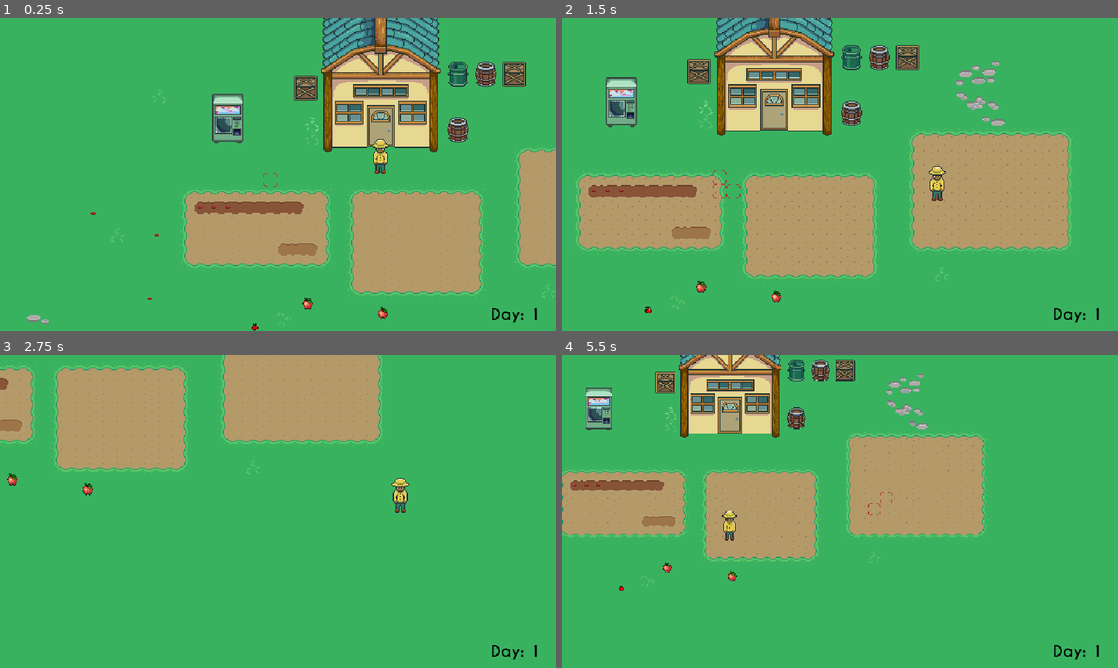
Above: before the commit, frames 1-4 (two rows, left to right).
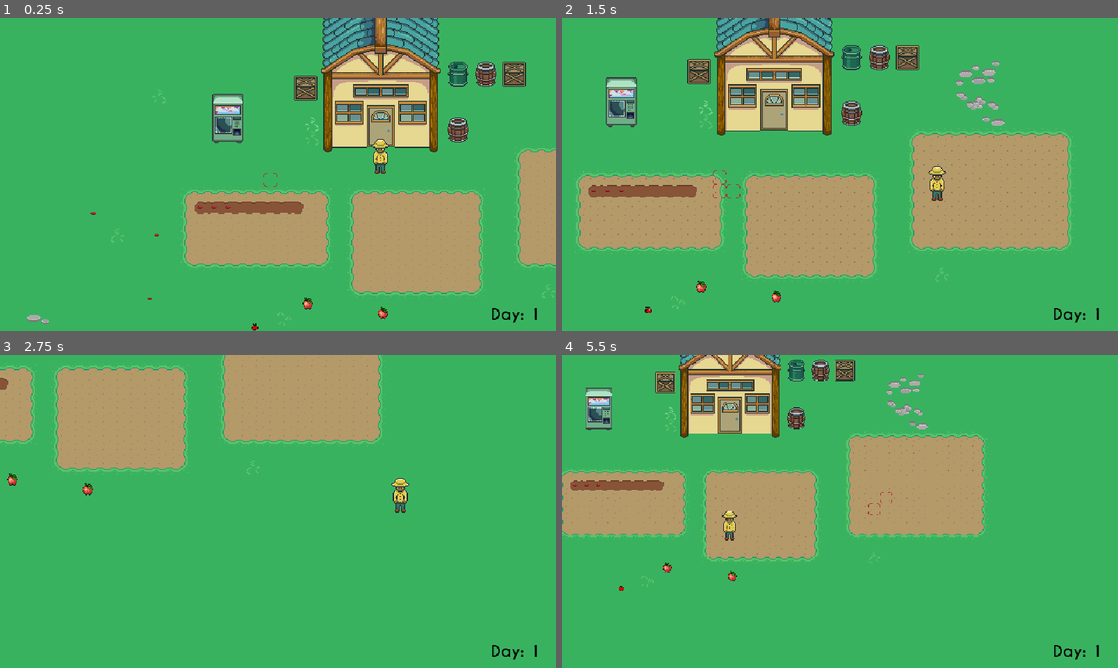
Above: after the commit, the same moments.

Repository: CreativeBuissnessCompany/cozy-x-build
Game: Godot game, scene res://Universe/universe.tscn
Two runs of this game, one before a commit and one after it. Both use one fixed random seed, a clock stepped at 60 frames per second and the inputs below.
Inputs (mouse positions are in pixels of both pictures, inside the frame that each line leads up to):
- Up to frame 1 (0.25 s): no input
- Up to frame 2 (1.5 s): tap Enter at 0.5 s; move the mouse to (962, 158) at 0.52 s; hold Right (ui_right) 0.53-1.28 s; click (962, 158) at 0.6 s; move the mouse to (728, 190) at 1.27 s; hold Down (ui_down) from 1.28 s (still down); click (728, 190) at 1.35 s
- Up to frame 3 (2.75 s): move the mouse to (333, 442) at 2.02 s; release Down (ui_down) at 2.03 s; hold Right (ui_right) from 2.03 s (still down); tap Space (interact) at 2.1 s; click (333, 442) at 2.3 s
- Up to frame 4 (5.5 s): move the mouse to (812, 574) at 2.77 s; release Right (ui_right) at 2.78 s; hold Up (ui_up) 2.78-3.53 s; tap one key every 0.75 s from 2.85 s: E (toggle_dirt) R (toggle_water) X (zoom_in) Z (zoom_out); click (812, 574) at 3.05 s; move the mouse to (1006, 558) at 3.52 s; hold Left (ui_left) 3.53-5.03 s; click (1006, 558) at 3.8 s; move the mouse to (673, 464) at 4.27 s; click (673, 464) at 4.55 s; move the mouse to (867, 511) at 5.02 s; hold Down (ui_down) from 5.03 s (still down); click (867, 511) at 5.3 s

The runs differ from the first frame. In frame 1, 0.2% of the frame differs, in the area x 50-58%, y 72-76%; in frame 2, 0.2%; in frame 3, 0.1%; in frame 4, 0.2%.

Commit message:
seed scene made, Taking in the day, connected to the new script on ....
04 crop tilemap layer . data is sent to timetracker autoload to store betwreen scenes

Diff:
--- /dev/null
+++ b/Components/SeedToCrop/seed_to_crop.gd
@@ -0,0 +1,62 @@
+# seed_to_crop.gd
+class_name CropToSeed extends Sprite2D
+
+@export var item_data: Item
+
+var current_day: int
+#var day_planted: int
+#var days_since_planted: int
+
+
+#var crop_info: Array = []
+
+var crop_dict: Dictionary = {
+	"day planted": 0,
+	"days since planted": 0
+}
+
+
+
+
+func _ready() -> void:
+	# Set Texture
+	self.texture = item_data.icon
+
+	# Setting Vars ...
+	if get_parent().crops:
+		# Get Crops from parent
+		var stored_data: Dictionary = get_parent().crops[0]
+		# Set
+		crop_dict["day planted"] = stored_data["day planted"]
+		crop_dict["days since planted"] = stored_data["days since planted"]
+
+		#print("Stored Data:day planted %s" % crop_dict["day planted"])
+		#print("Stored Data:days since planted %s" % crop_dict["days since planted"])
+
+		# Pop
+		get_parent().crops.pop_front()
+
+
+	#Or Else Get crops From Self
+	else:
+		# Current day
+		crop_dict["day planted"] = time_tracker.day
+		print("Vars from self")
+
+
+
+	if time_tracker.day > crop_dict["day planted"]:
+		print("Current day bigger than day planted")
+		if crop_dict["days since planted"] < time_tracker.day:
+			crop_dict["days since planted"] += 1
+			print(crop_dict["days since planted"])
+
+
+
+
+
+func _exit_tree() -> void:
+	# Send
+	get_parent().crops.append(crop_dict)
+	print("Sent To Crop Layer")
+	pass
--- /dev/null
+++ b/Components/SeedToCrop/seed_to_crop.tscn
@@ -0,0 +1,9 @@
+[gd_scene load_steps=3 format=3 uid="uid://bf4hfc8olenw0"]
+
+[ext_resource type="Script" path="res://Components/SeedToCrop/seed_to_crop.gd" id="1_mb8ct"]
+[ext_resource type="Resource" uid="uid://bqgt8f6gd6wxm" path="res://Entities/Items/Tools/Seeds/greenpea/greenpea_resource.tres" id="2_6ml3r"]
+
+[node name="SeedToCrop" type="Sprite2D"]
+y_sort_enabled = true
+script = ExtResource("1_mb8ct")
+item_data = ExtResource("2_6ml3r")
--- a/Components/highlight_tile/highlight_tile.gd
+++ b/Components/highlight_tile/highlight_tile.gd
@@ -20,8 +20,8 @@
 func _ready() -> void:
 	var parent = get_parent() # 04CropTileMapLayer3 Highlight
 	tilemap_target = parent.find_child("Highlight")
-	print(tilemap_target.name)
-	#print(tilemap_target)
+	#print(tilemap_target.name)
+
 	pass
 
 
--- /dev/null
+++ b/Locations/Farm/04_crop_tile_map_layer_3.gd
@@ -0,0 +1,8 @@
+# 04_crop_tilemap etc.gd
+extends TileMapLayer
+
+var crops: Array = []
+
+func _ready() -> void:
+	print("crop tile map ready ")
+	pass
--- a/Locations/Farm/Art/farm_tileset.tres
+++ b/Locations/Farm/Art/farm_tileset.tres
@@ -1,8 +1,9 @@
-[gd_resource type="TileSet" load_steps=12 format=3 uid="uid://mhfdim12khwl"]
+[gd_resource type="TileSet" load_steps=14 format=3 uid="uid://mhfdim12khwl"]
 
 [ext_resource type="Texture2D" uid="uid://bybcwn4p07qyq" path="res://Locations/Farm/Art/farmhousetest (2).png" id="1_forse"]
 [ext_resource type="Texture2D" uid="uid://epp758vql0by" path="res://Entities/Items/Tools/Seeds/crops.png" id="2_wxhmr"]
 [ext_resource type="Texture2D" uid="uid://bnspgeui0pcpm" path="res://Components/highlight_tile/tile-selection.png" id="3_15130"]
+[ext_resource type="PackedScene" uid="uid://bf4hfc8olenw0" path="res://Components/SeedToCrop/seed_to_crop.tscn" id="4_hod7c"]
 
 [sub_resource type="TileMapPattern" id="TileMapPattern_vyf1w"]
 tile_data = PackedInt32Array(0, 589824, 6, 65536, 589824, 7, 196608, 589824, 9, 262144, 589824, 10, 1, 655360, 6, 65537 …(204 unchanged characters)…
@@ -742,6 +743,10 @@
 texture = ExtResource("3_15130")
 0:0/0 = 0
 
+[sub_resource type="TileSetScenesCollectionSource" id="TileSetScenesCollectionSource_mkd21"]
+scenes/1/scene = ExtResource("4_hod7c")
+scenes/1/display_placeholder = ExtResource("4_hod7c")
+
 [resource]
 terrain_set_0/mode = 0
 terrain_set_0/terrain_0/name = "FarmGrass 0"
@@ -763,6 +768,7 @@
 sources/0 = SubResource("TileSetAtlasSource_8ngj4")
 sources/1 = SubResource("TileSetAtlasSource_fdamk")
 sources/2 = SubResource("TileSetAtlasSource_o5j46")
+sources/3 = SubResource("TileSetScenesCollectionSource_mkd21")
 pattern_0 = SubResource("TileMapPattern_vyf1w")
 pattern_1 = SubResource("TileMapPattern_c7pja")
 pattern_2 = SubResource("TileMapPattern_hqfoa")
--- a/Locations/Farm/farm.gd
+++ b/Locations/Farm/farm.gd
@@ -66,6 +66,7 @@
 	super()
 	# Connects to ItemSlot in inventory_ui
 	Signalbus.item_clicked.connect(on_seed_selected)
+	print("Farm Ready ")
 
 
 
@@ -150,15 +151,16 @@
 			layer_to_place = tml_4
 			#terrain = seed_terrain
 			custom_data = can_plant
-			source_id = 1
+			source_id = 3 # Maybe change for scene tile , from 1 to 3
+			var scene_tile_id = 1
 			print("Farming Mode Seed")
 
 			var mouse_pos_for_data = Utility.convert_mos_local(layer_to_look,mouse_pos)
 			var mouse_pos_for_seed = tml_4.local_to_map(get_local_mouse_position())
 
 			if retrieving_custom_data(layer_to_look, mouse_pos_for_data, custom_data):
-				#tiles.append(mouse_pos_for_farming) # Changed mosposfarm to mos pos
-				layer_to_place.set_cell(mouse_pos_for_seed,source_id, seed_coords)
+				# # Scenetile, Add sourceid and tile id, seed_cord to (0,0)
+				layer_to_place.set_cell(mouse_pos_for_seed,source_id, Vector2i(0,0),scene_tile_id)
 				#print("Checked for Seed Data, Tried to place")
 				print("layer_to_place : %s" % mouse_pos_for_data)
 				return
--- a/Locations/Farm/farm.tscn
+++ b/Locations/Farm/farm.tscn
@@ -1,8 +1,9 @@
-[gd_scene load_steps=10 format=4 uid="uid://c1t2o5xyrom3b"]
+[gd_scene load_steps=11 format=4 uid="uid://c1t2o5xyrom3b"]
 
 [ext_resource type="Script" path="res://Locations/Farm/farm.gd" id="1_slb32"]
 [ext_resource type="TileSet" uid="uid://mhfdim12khwl" path="res://Locations/Farm/Art/farm_tileset.tres" id="2_f15kg"]
 [ext_resource type="PackedScene" uid="uid://c6s3lxp4v0570" path="res://Components/SceneTrigger/scene_trigger.tscn" id="3_d5uw2"]
+[ext_resource type="Script" path="res://Locations/Farm/04_crop_tile_map_layer_3.gd" id="3_x4tph"]
 [ext_resource type="PackedScene" uid="uid://cwahs8ks6udmp" path="res://Components/highlight_tile/highlight_tile.tscn" id="5_3l1uu"]
 [ext_resource type="Script" path="res://Components/ObjectsWithUI/objects_with_ui.gd" id="5_6rcer"]
 [ext_resource type="PackedScene" uid="uid://c4vrpmdrlpamn" path="res://Entities/Items/Interactive_Furniture/VendingMachine/vending_machine.tscn" id="5_ie2gv"]
@@ -20,29 +21,36 @@
 z_index = -1
 tile_map_data = PackedByteArray("AAD//zEAAAAEAAgAAAD//zAAAAAEAAcAAAD//y8AAAAEAAcAAAD//y4AAAAEAAcAAAD//y0AAAAEAAcAAAD//y …(78160 unchanged characters)…
 tile_set = ExtResource("2_f15kg")
+metadata/_edit_lock_ = true
 
 [node name="02GrassOnDirt_TileMapLayer" type="TileMapLayer" parent="."]
 y_sort_enabled = true
 tile_map_data = PackedByteArray("AAAIAAAAAAAGAAQAAAAIAP//AAAGAAIAAAAIAP7/AAAGAAMAAAAIAP3/AAAGAAMAAAAIAPz/AAAGAAIAAAAIAP …(3984 unchanged characters)…
 tile_set = ExtResource("2_f15kg")
+metadata/_edit_lock_ = true
 
 [node name="03TilledAndWateredTileMapLayer2" type="TileMapLayer" parent="."]
 y_sort_enabled = true
 tile_map_data = PackedByteArray("AAAEAPz/AAAIABEAAAAFAPz/AAAIABEAAAAGAPz/AAAJABEAAAD///z/AAAHABEAAAAAAPz/AAAIABEAAAABAPz/AAAIABEAAAADAPz/AAAIABEAAAACAPz/AAAIABEAAAA=")
 tile_set = ExtResource("2_f15kg")
+metadata/_edit_lock_ = true
 
 [node name="04CropTileMapLayer3" type="TileMapLayer" parent="."]
 y_sort_enabled = true
-tile_map_data = PackedByteArray("AAD///z/AQAAAAQAAAAAAPz/AQAAAAQAAAABAPz/AQAAAAQAAAAFAP//AAAHAA8AAAAGAP//AAAIAA8AAAAHAP//AAAJAA8AAAA=")
+tile_map_data = PackedByteArray("AAD///z/AwAAAAAAAQAAAPz/AwAAAAAAAQABAPz/AwAAAAAAAQA=")
 tile_set = ExtResource("2_f15kg")
+script = ExtResource("3_x4tph")
+metadata/_edit_lock_ = true
 
 [node name="05BuildingsTileMapLayer3" type="TileMapLayer" parent="."]
 y_sort_enabled = true
 tile_map_data = PackedByteArray("AAAIAO3/AAAWAAIAAAAIAO7/AAAWAAMAAAAIAO//AAAWAAQAAAAIAPD/AAAWAAUAAAAIAPH/AAAWAAYAAAAIAP …(2672 unchanged characters)…
 tile_set = ExtResource("2_f15kg")
+metadata/_edit_lock_ = true
 
 [node name="Highlight" type="TileMapLayer" parent="."]
 tile_set = ExtResource("2_f15kg")
+metadata/_edit_lock_ = true
 
 [node name="SceneTrigger" parent="." instance=ExtResource("3_d5uw2")]
 position = Vector2(198.646, -122.436)
